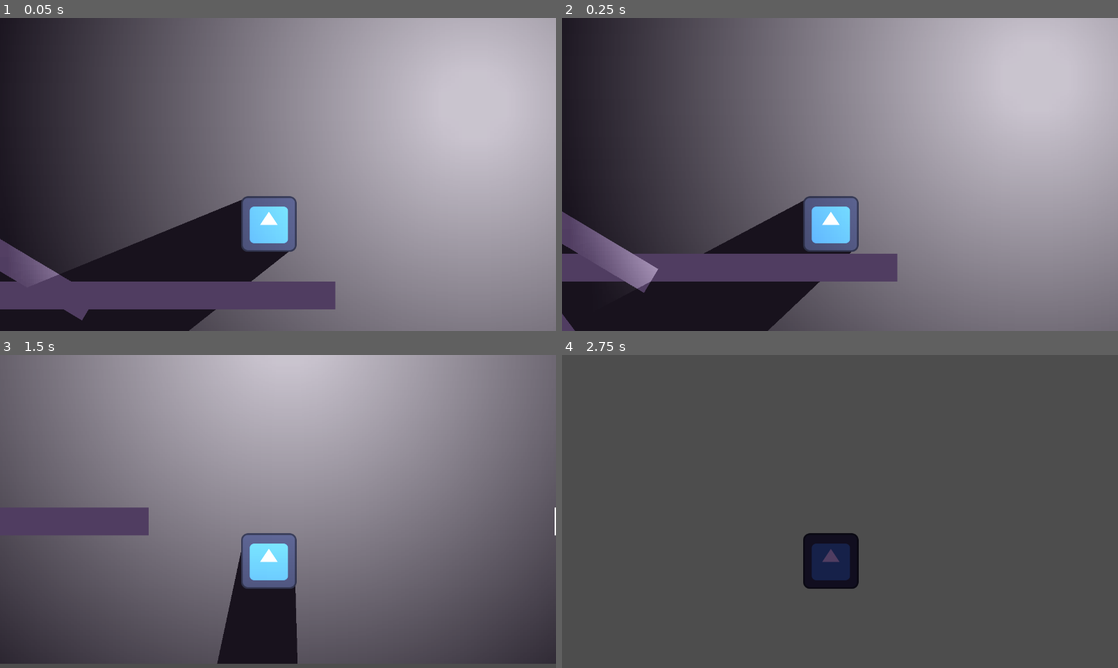
Above: before the commit, frames 1-4 (two rows, left to right).
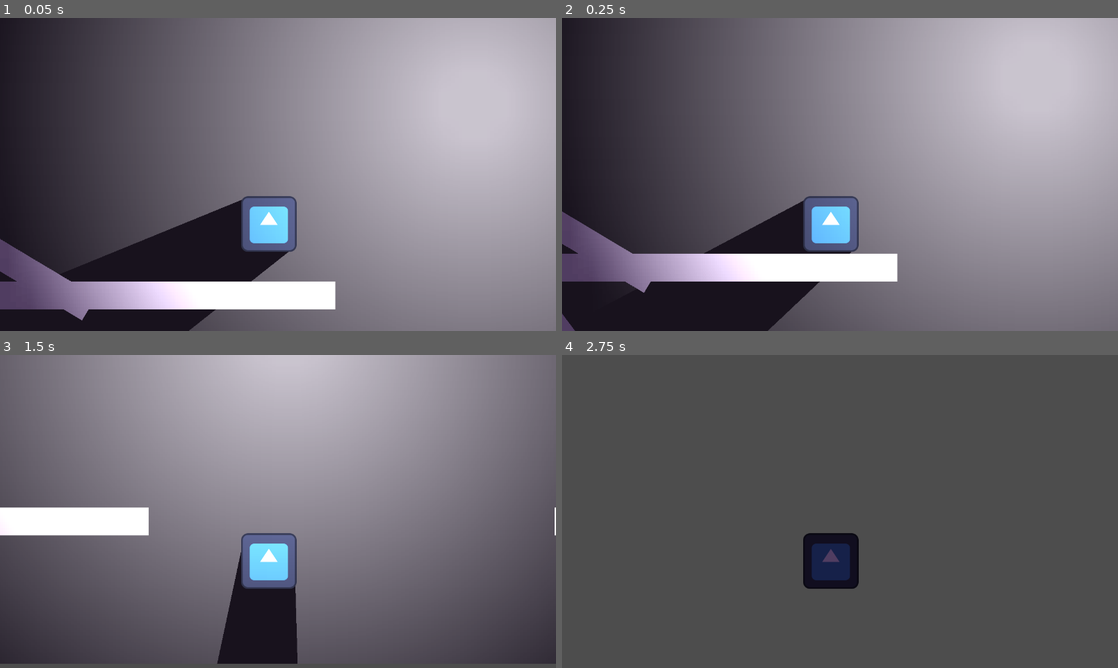
Above: after the commit, the same moments.

Repository: rodrigowillsilva/Pirate_Jam
Game: Godot game, scene res://Scenes/Levels/level.tscn
Same seed, same stepped clock (60 frames per second), same inputs: the game is played once before the commit and once after it. The engine's default icon, where the game draws it, is replaced by a stand-in: a white triangle on a blue panel in a dark square.
Inputs (mouse positions are in pixels of both pictures, inside the frame that each line leads up to):
- Up to frame 1 (0.05 s): no input
- Up to frame 2 (0.25 s): no input
- Up to frame 3 (1.5 s): tap Enter (ui_accept) at 0.5, 0.77 s; move the mouse to (400, 495) at 0.52 s; hold D (right) from 0.53 s (still down); click (400, 495) at 0.6 s; move the mouse to (166, 527) at 1.27 s; click (166, 527) at 1.35 s
- Up to frame 4 (2.75 s): tap Enter (ui_accept) at 1.52 s; move the mouse to (895, 442) at 2.02 s; release D (right) at 2.03 s; hold A (left) from 2.03 s (still down); click (895, 442) at 2.1 s

The runs differ from the first frame. In frame 1, 4.8% of the frame differs, in the area x 6-61%, y 82-97%; in frame 2, 4.0%; in frame 3, 2.4%; in frame 4, nothing differs.

Commit message:
fix

Diff:
--- a/PirateJam/Scenes/Levels/level.tscn
+++ b/PirateJam/Scenes/Levels/level.tscn
@@ -149,7 +149,7 @@
 position = Vector2(21, -114)
 
 [node name="Sprite2D" type="Sprite2D" parent="."]
-light_mask = 0
+light_mask = 2
 position = Vector2(-813, 441)
 scale = Vector2(15.425, 1)
 texture = SubResource("GradientTexture2D_bit23")
@@ -161,6 +161,7 @@
 polygon = PackedVector2Array(31.9611, -28, 31.8963, 31, -32.3501, 31, -32.0259, -31)
 
 [node name="Sprite2D2" type="Sprite2D" parent="."]
+light_mask = 2
 position = Vector2(-1435, 143)
 rotation = -2.60247
 scale = Vector2(20, 1)
@@ -180,7 +181,7 @@
 texture = SubResource("GradientTexture2D_tc28e")
 texture_scale = 50.0
 
-[node name="PointLight2D2" type="PointLight2D" parent="." groups=["Lights"]]
+[node name="PointLight2D2" type="PointLight2D" parent="."]
 position = Vector2(2, 6)
 energy = 2.3
 range_item_cull_mask = 2
--- a/PirateJam/Scenes/Objects/shadow_object.tscn
+++ b/PirateJam/Scenes/Objects/shadow_object.tscn
@@ -18,7 +18,6 @@
 
 [node name="CollisionShape2D" type="CollisionShape2D" parent="."]
 shape = SubResource("SegmentShape2D_p0jhd")
-one_way_collision = true
 
 [node name="CollisionShape2D2" type="CollisionShape2D" parent="."]
 shape = SubResource("SegmentShape2D_wdrew")
